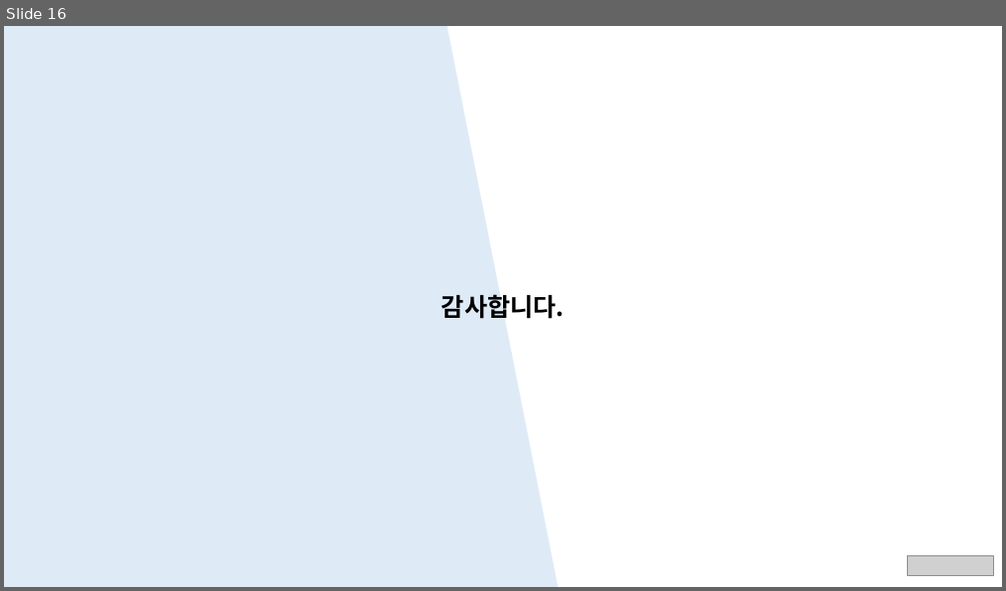
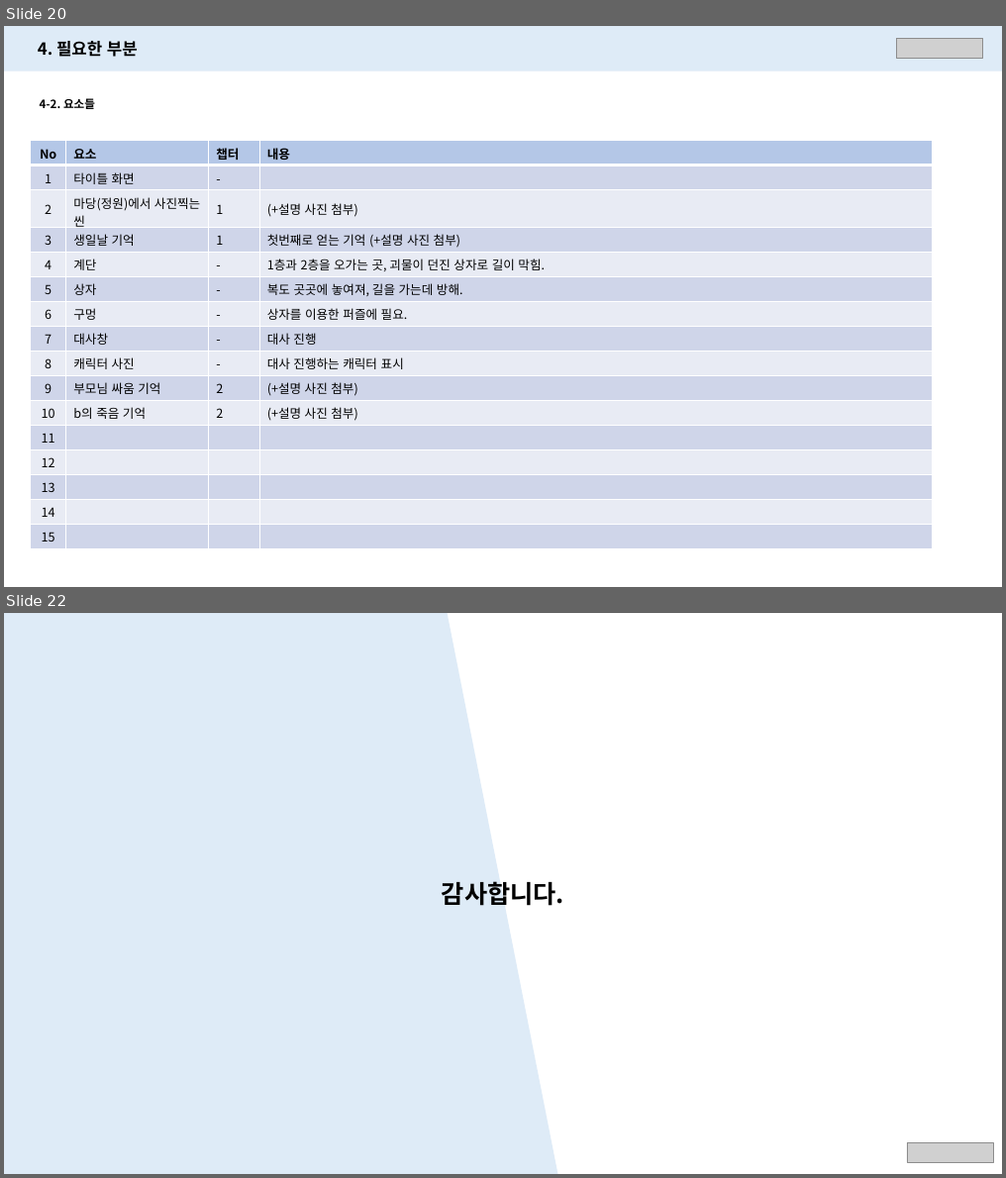
Before and after one commit to PerfectEgg/-Receivers, a slide deck: Doc/Story/캐릭터 설정_v1.02.pptx. Shown one above the other, each under a label of ours: slide 16 before the commit, slides 20 and 22 after it; the slides between them are not shown. The pictures are 1006x591 and 1006x1178 pixels, drawn with LibreOffice and Linux fonts; fonts in the diff are those of the drawing; grey boxes stand for pictures. Boxes give left, top, right and bottom in pixels: in the first picture for what was removed or moved away, otherwise in the second. Text is boxed around its words. In the diff, an @@ line names an element or a change of style, - is before the commit and + after.

Commit message:
[송나름]
# 캐릭터 설정
- version : 2024.01.27

```diff
--- a/Doc/Story/캐릭터 설정_v1.02.pptx
+++ b/Doc/Story/캐릭터 설정_v1.02.pptx
@@ slide 20 added at box(4, 26, 1002, 587), background #FFFFFF @@
@@ rectangle added at box(4, 26, 1002, 71), fill #DEEBF7 @@
@@ text added at box(38, 41, 138, 57), 16 pt, text #000000, bold @@
+4. 필요한 부분
@@ picture added at box(896, 39, 983, 59) @@
@@ text added at box(40, 98, 95, 109), 11 pt, text #000000, bold @@
+4-2. 요소들
@@ table added at box(30, 141, 933, 550), 16 rows, 4 columns @@
+No | 요소 | 챕터 | 내용
+1 | 타이틀 화면 | - | 
+2 | 마당(정원)에서 사진찍는 씬 | 1 | (+설명 사진 첨부)
+3 | 생일날 기억 | 1 | 첫번째로 얻는 기억 (+설명 사진 첨부)
+4 | 계단 | - | 1층과 2층을 오가는 곳, 괴물이 던진 상자로 길이 막힘.
+5 | 상자 | - | 복도 곳곳에 놓여져, 길을 가는데 방해.
+6 | 구멍 | - | 상자를 이용한 퍼즐에 필요.
+7 | 대사창 | - | 대사 진행
+8 | 캐릭터 사진 | - | 대사 진행하는 캐릭터 표시
+9 | 부모님 싸움 기억 | 2 | (+설명 사진 첨부)
+10 | b의 죽음 기억 | 2 | (+설명 사진 첨부)
+11 |  |  | 
+12 |  |  | 
+13 |  |  | 
+14 |  |  | 
+15 |  |  | 
@@ what was slide 16 is now slide 22 @@
```
Also in this commit, not shown: 6 slides changed, 5 other slides added.
